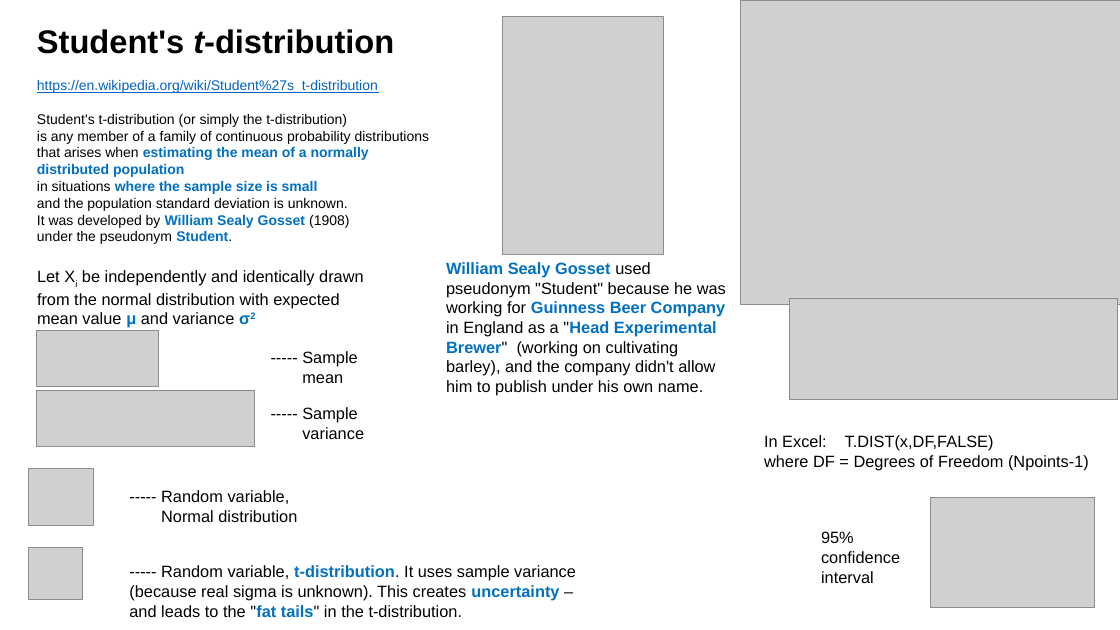
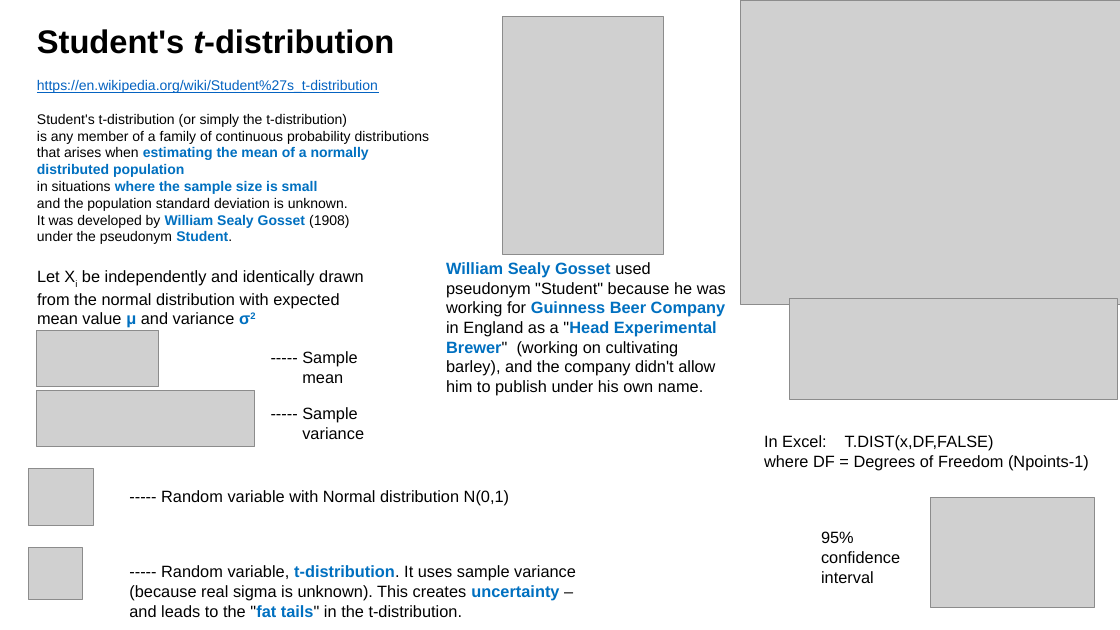
Before and after one commit to lselector/ml_ai_doc, a slide deck: slide 1 of statistics_07_t_distribution.pptx. Drawn at 1120x630 pixels with LibreOffice and Linux fonts; fonts in the diff are those of the drawing; grey boxes stand for pictures. Boxes give left, top, right and bottom in pixels: in the first picture for what was removed or moved away, otherwise in the second. Text is boxed around its words. In the diff, an @@ line names an element or a change of style, - is before the commit and + after.

```diff
--- a/statistics_07_t_distribution.pptx
+++ b/statistics_07_t_distribution.pptx
@@ text at [161,490,509,506]: text changed @@
------ Random variable,
-Normal distribution
+----- Random variable with Normal distribution N(0,1)
```
Also in this commit, not shown: 3 other slides changed, 1 other file.
